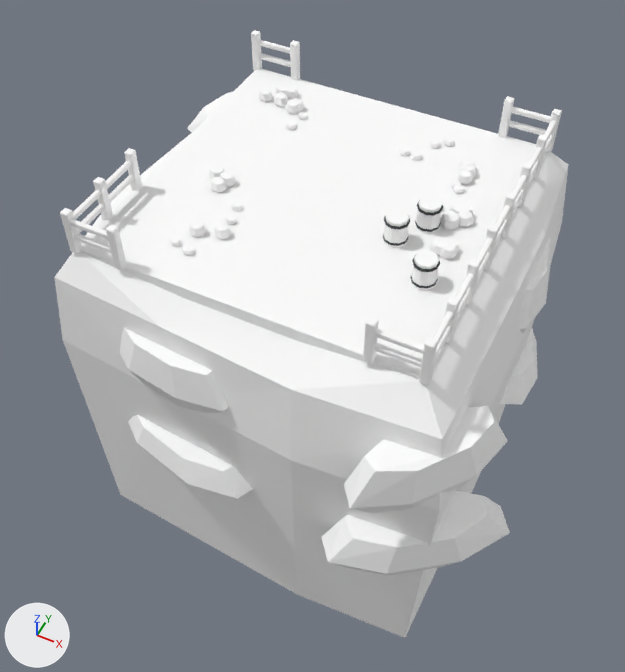
One commit to the glTF model assets/models/mine_reference/bridge_junction.glb: the scene before it, then after it.
Both versions are drawn from a 50 mm camera at (33.34, -18.56, 18.71) aimed at (24.8, -1.47, -2.65). Arrows for +X, +Y and +Z are at lower left; the lights stay in place. The first picture is the older version. Where no turn or scale is listed for an object, it has been applied to the vertices. Vertices at exactly the same position are counted once.

Objects in the first picture: 'bridge_junction_Mine_Earth', 'bridge_junction_Mine_Rock', 'bridge_junction_Mine_Wood', 'bridge_junction_Mine_Wood.001', 'bridge_junction_Mine_WoodLight'.
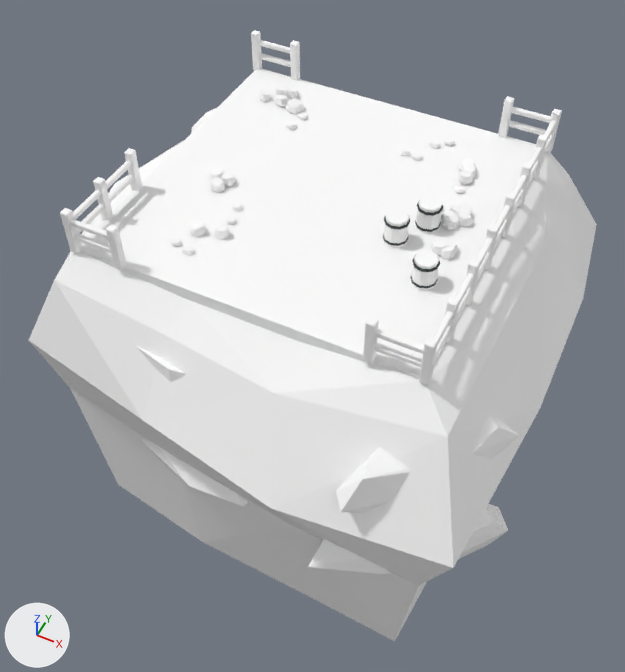
Location of each change, [x1, y1, x2, y2] in pixels of the pictures (625 x 672 px; the box of a moved part takes in the faces that stretch with it):
'bridge_junction_Mine_Rock', reshaped, turned, rescaled: before [54, 85, 568, 638]; after [29, 70, 597, 641]
part 1 of me_floorrubble_204, moved or reshaped (not visible before): after [411, 152, 422, 161]
part 2 of me_floorrubble_204, rebuilt: before [54, 134, 568, 638]; after [29, 70, 597, 641]
part 3 of me_floorrubble_204, rebuilt (12% wider, 7% shorter): before [344, 406, 507, 513]; after [336, 414, 519, 513]
part 4 of me_floorrubble_204, rebuilt: before [322, 491, 510, 576]; after [308, 504, 508, 574]
part 5 of me_floorrubble_204, rebuilt: before [128, 415, 253, 499]; after [142, 439, 248, 506]
part 6 of me_floorrubble_204, rebuilt (not visible afterwards): before [519, 238, 551, 334]
part 7 of me_floorrubble_204, rebuilt (mostly hidden afterwards): before [187, 92, 232, 132]; after [191, 108, 216, 133]
part 8 of me_floorrubble_204, deleted: before [170, 88, 474, 260]
part 9 of me_floorrubble_204, built on: before [119, 165, 229, 413]; after [136, 166, 243, 382]
part 10 of me_floorrubble_204, cut back: before [286, 86, 304, 112]; after [259, 87, 304, 130]

What changed in the scene script:
```text
Change me_floorrubble_204:
    used by ob_bridge_junction_mine_rock; location = (28.3, 1.65, 3.12); rotation_euler = (0.0, 0.0, 0.167), in degrees (0, 0, 9.6); scale = (0.241, 0.217, 0.185)
    remove me_floorrubble_204.from_pydata(...)  # 1250 vertices, 2296 faces; spans x -44.7..14.1, y -47.2..28.5, z -65.6..1.0
    add me_floorrubble_204.from_pydata(...)  # 1262 vertices, 2320 faces; spans x -51.4..18.9, y -47.4..30.6, z -61.6..1.0
    me_floorrubble_204 part 1: the loose piece of 24 vertices spanning x -3.0..-1.6, y -8.7..-7.3, z -0.8..0.2 is scaled about its middle by (0.993, 0.929, 0.834), then moved by (-4.4, 10.2, 0.0)
    me_floorrubble_204 part 2: the loose piece of 50 vertices spanning x -43.6..12.9, y -42.4..21.8, z -65.6..-1.0 is rebuilt with 62 vertices and now spans x -51.4..18.9, y -47.4..29.4, z -61.6..-1.0
    me_floorrubble_204 part 3: the loose piece of 24 vertices spanning x -4.2..11.0, y -47.2..-30.7, z -18.9..-8.4 is rebuilt with 24 vertices and now spans x -8.3..9.8, y -45.8..-30.7, z -18.1..-7.7
    me_floorrubble_204 part 4: the loose piece of 24 vertices spanning x -6.9..14.0, y -45.8..-31.4, z -38.0..-28.3 is rebuilt with 24 vertices and now spans x -11.0..11.3, y -44.9..-31.5, z -35.7..-26.6
    me_floorrubble_204 part 5: the loose piece of 24 vertices spanning x -37.6..-15.9, y -40.6..-26.6, z -36.9..-29.4 is rebuilt with 24 vertices and now spans x -41.0..-18.4, y -38.5..-23.3, z -35.0..-27.3
    me_floorrubble_204 part 6: the loose piece of 24 vertices spanning x 6.1..12.4, y -15.4..4.7, z -19.2..-8.1 is rebuilt with 24 vertices and now spans x 5.6..12.3, y -14.8..3.0, z -18.0..-7.8
    me_floorrubble_204 part 7: the loose piece of 24 vertices spanning x -43.1..-25.1, y 11.3..28.5, z -17.6..-9.8 is rebuilt with 24 vertices and now spans x -42.1..-25.0, y 13.0..30.6, z -16.2..-9.4
    me_floorrubble_204 part 8: 14 loose pieces with 336 vertices, spanning x -29.8..2.2, y -24.8..10.3, z -1.0..1.0, are deleted
    me_floorrubble_204 part 9: 48 vertices removed from x -35.3..-18.0, y -38.6..-9.2, z -18.5..1.0; 216 vertices added at x -38.0..-22.4, y -34.9..-6.3, z -17.6..0.9
    me_floorrubble_204 part 10: 47 vertices removed from x -26.7..-23.0, y 7.2..11.9, z -1.0..1.0; 143 vertices added at x -29.5..-22.8, y 4.8..13.9, z -1.0..0.9
    other edits to the shape of me_floorrubble_204 do not show in these pictures
Change ob_bridge_junction_mine_rock:
    ob_bridge_junction_mine_rock.rotation_euler: (0.0, 0.0, 0.167) -> (0.0, 0.0, 0.251)  # degrees (0, 0, 9.6) -> degrees (0, 0, 14)
    ob_bridge_junction_mine_rock.scale: (0.241, 0.217, 0.185) -> (0.235, 0.224, 0.197)
```
